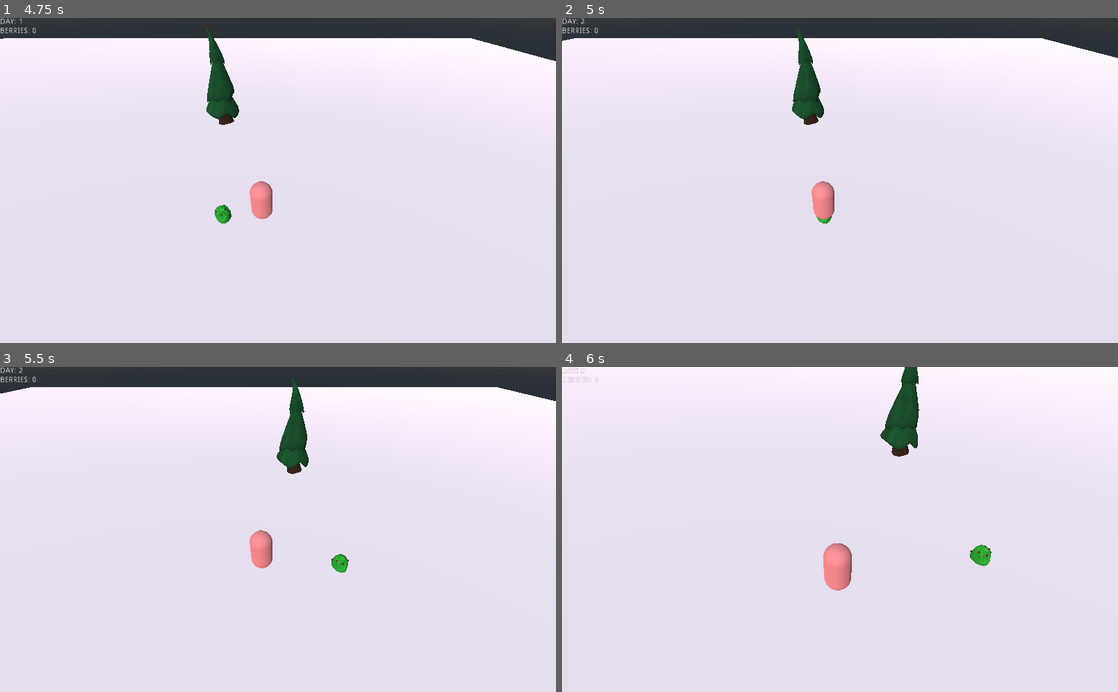
Above: before the commit, frames 1-4 (two rows, left to right).
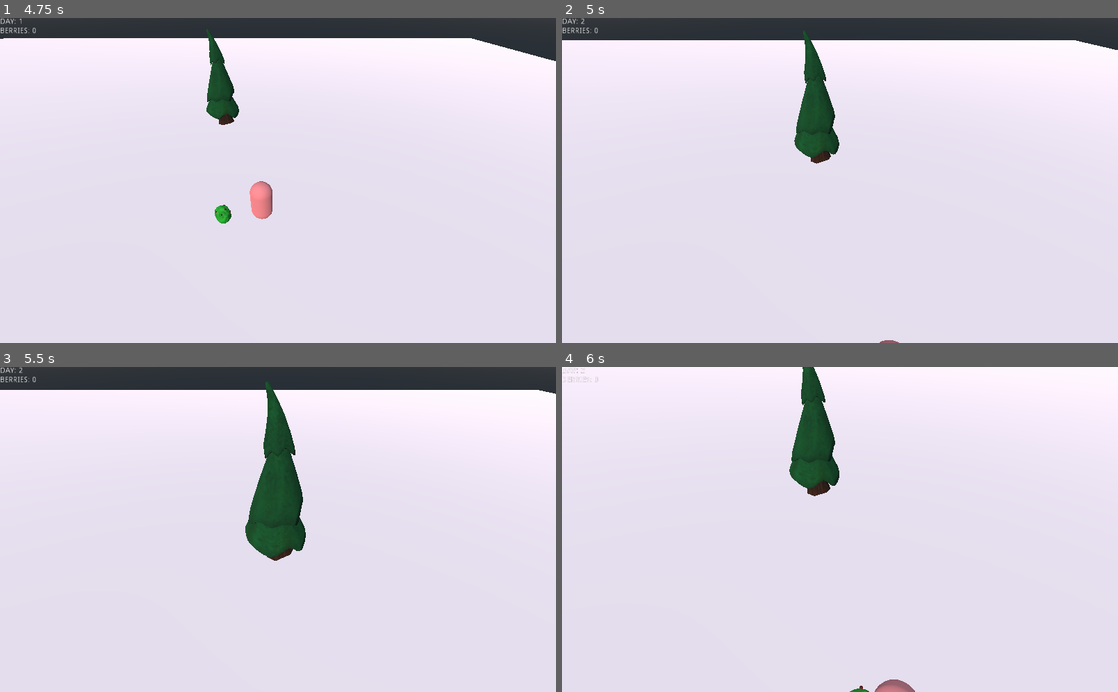
Above: after the commit, the same moments.

Repository: aprzn123/BUJSummer22
Game: Godot game, scene res://scenes/main_menu.tscn
The game is run twice, just before and just after one commit, with the same random seed, the same clock (stepped at 60 frames per second) and the same inputs.
Inputs (mouse positions are in pixels of both pictures, inside the frame that each line leads up to):
- Up to frame 1 (4.75 s): click "Play" at 0.5 s; move the mouse to (400, 164) at 1.27 s; hold F (move_right) 1.28-2.03 s; tap E (interact) at 1.35, 2.1, 3.05, 3.8, 4.35 s; move the mouse to (166, 196) at 2.02 s; hold S (move_backwards) 2.03-2.78 s; move the mouse to (333, 109) at 2.77 s; hold F (move_right) 2.78-3.53 s; tap Mouse wheel up (zoom_in) at 2.85 s; move the mouse to (250, 245) at 3.52 s; hold W (move_forward) 3.53-4.28 s; tap Mouse wheel down (zoom_out) at 3.6 s; move the mouse to (444, 229) at 4.27 s; hold A (move_left) from 4.28 s (still down)
- Up to frame 2 (5 s): keep holding A (move_left); tap Q (debug_key) at 4.9 s
- Up to frame 3 (5.5 s): keep holding A (move_left); move the mouse to (111, 480) at 5.02 s; tap E (interact) at 5.1 s
- Up to frame 4 (6 s): move the mouse to (867, 529) at 5.77 s; release A (move_left) at 5.78 s; hold S (move_backwards) from 5.78 s (still down); tap Mouse wheel up (zoom_in) at 5.85 s

Frame 1 is identical in both runs. In frame 2, 2.9% of the frame differs, in the area x 0-100%, y 3-100%; in frame 3, 4.9%, in the area x 0-100%, y 3-64%; in frame 4, 4.4%.

Commit message:
Added change_camera_focus method

Diff:
--- a/BigFoot/scripts/game.gd
+++ b/BigFoot/scripts/game.gd
@@ -10,6 +10,8 @@
 
 func _process(delta):
 	if Input.is_action_just_pressed("debug_key"):
+		if GlobalVariables.camera_focus != $PineTree:
+			GlobalVariables.change_camera_focus($PineTree, 1)
 		advance_day()
 
 	$CanvasLayer/Label.text = "day: %s" %GlobalVariables.current_day + "\n" + "Berries: %s" %GlobalVariables.berries_picked
--- a/BigFoot/scripts/global_variables.gd
+++ b/BigFoot/scripts/global_variables.gd
@@ -9,3 +9,8 @@
 
 var berries_picked: int = 0
 var current_day: int = 1
+
+func change_camera_focus(new_focus, seconds):
+	camera_focus = new_focus
+	yield(get_tree().create_timer(seconds), "timeout")
+	camera_focus = player
--- a/BigFoot/scripts/player/player.gd
+++ b/BigFoot/scripts/player/player.gd
@@ -18,13 +18,14 @@
 	GlobalVariables.camera_focus = self
 
 func _process(delta):
-	var input_vector = get_input_vector()
-	apply_movement(input_vector, delta)
+	if GlobalVariables.camera_focus == self:
+		var input_vector = get_input_vector()
+		apply_movement(input_vector, delta)
 
-	velocity = move_and_slide(velocity)
+		velocity = move_and_slide(velocity)
 
-	if Input.is_action_just_pressed("interact"):
-		interact()
+		if Input.is_action_just_pressed("interact"):
+			interact()
 
 
 func get_input_vector():
